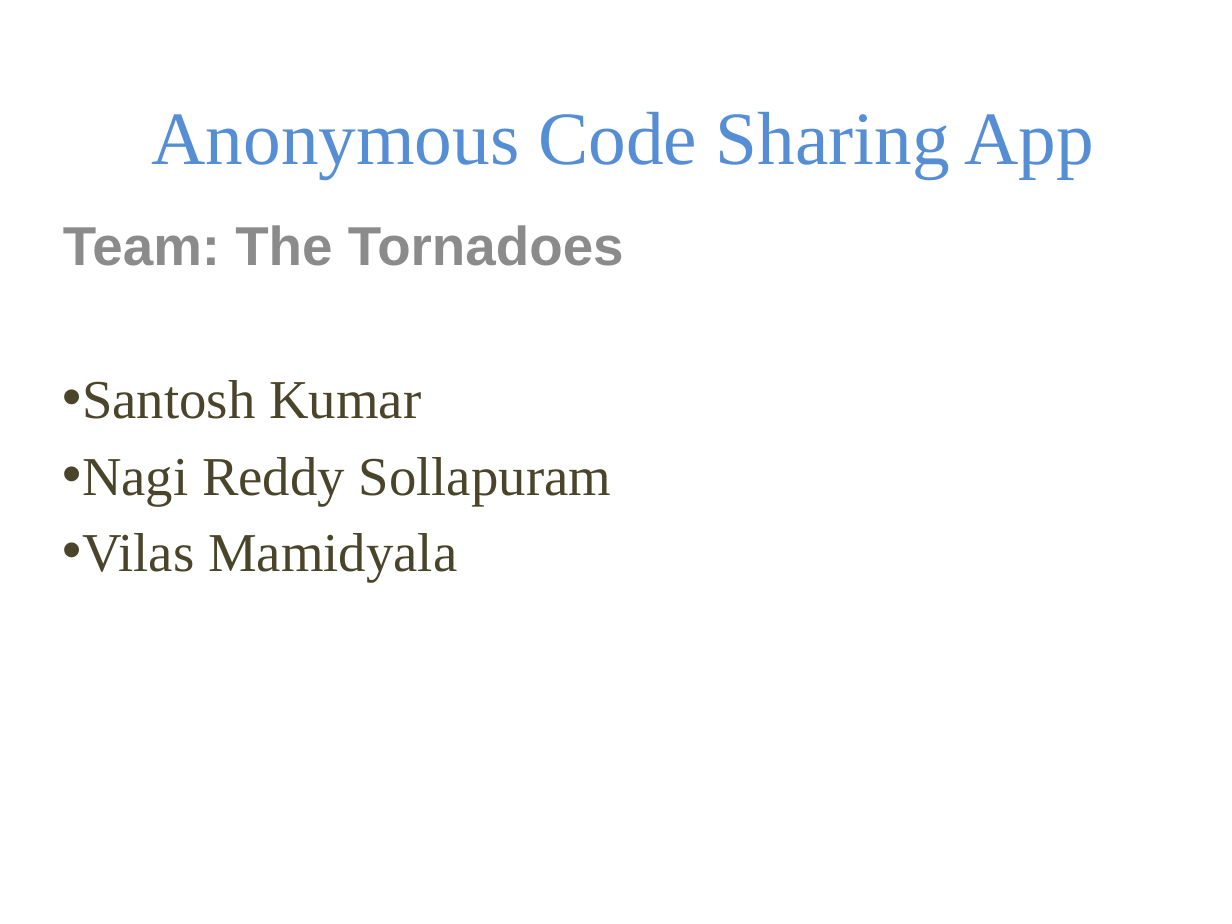
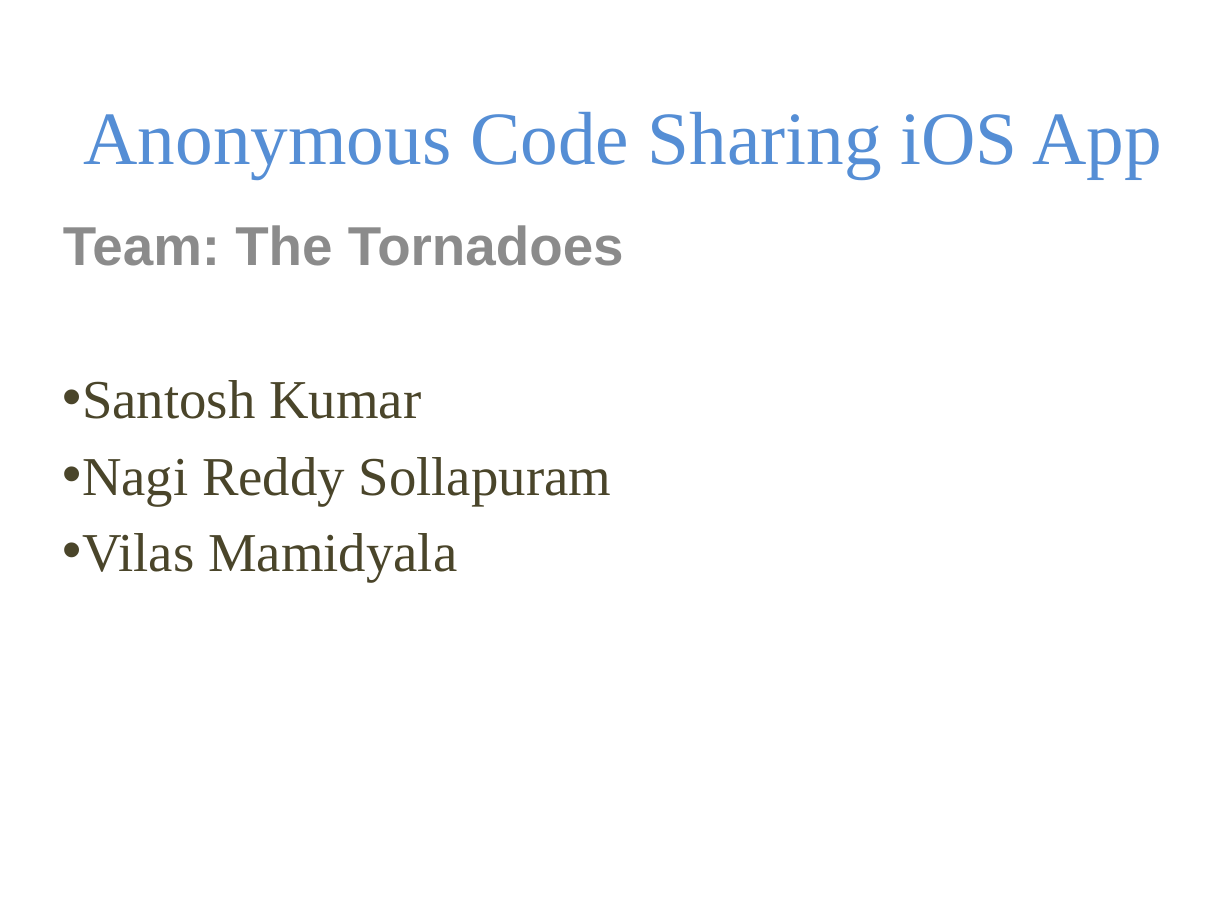
Before and after one commit to santoshcsdev/HacathonFall16, a slide deck: slide 1 of Presentation.pptx. Drawn at 1232x924 pixels with LibreOffice and Linux fonts; fonts in the diff are those of the drawing; background and template pictures are left out. Boxes give left, top, right and bottom in pixels: in the first picture for what was removed or moved away, otherwise in the second. Text is boxed around its words. In the diff, an @@ line names an element or a change of style, - is before the commit and + after.

```diff
--- a/Presentation.pptx
+++ b/Presentation.pptx
@@ title at (83,112,1162,179): text changed @@
-Anonymous Code Sharing App
+Anonymous Code Sharing iOS App
```
Also in this commit, not shown: 1 other slide changed.
